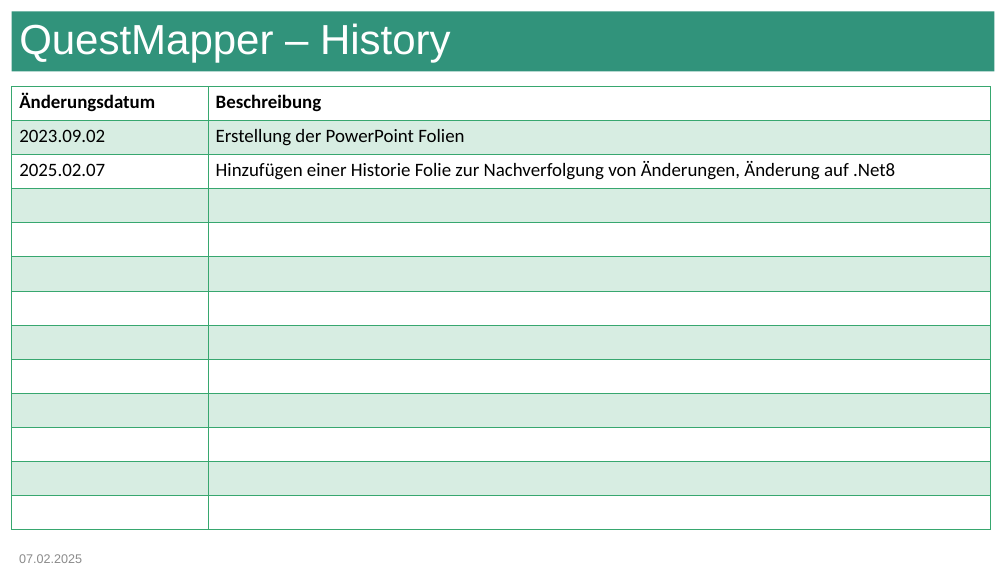
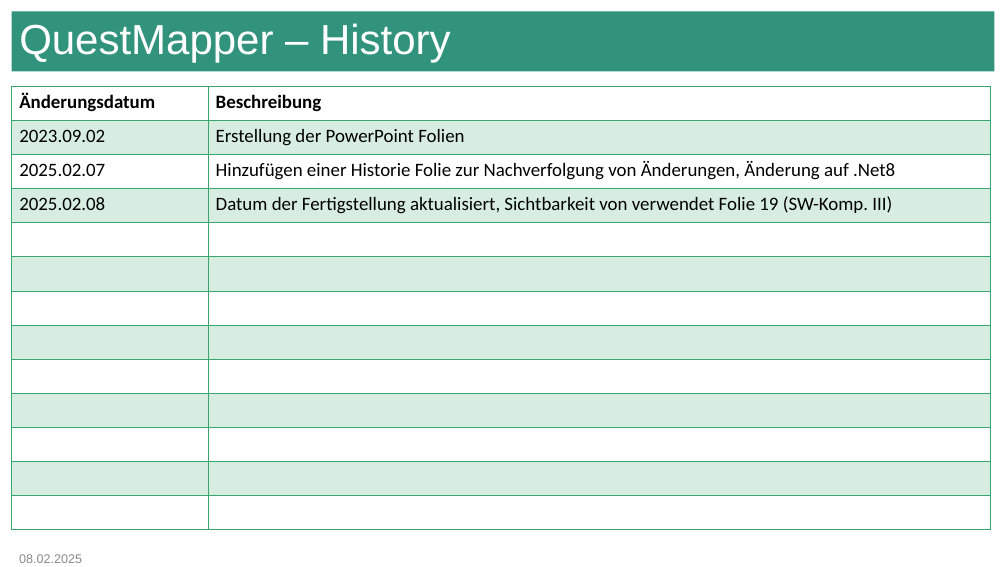
Before and after one commit to Sseidel248/QuestMapper, a slide deck: slide 23 of Project_Charter_-_QuestMapper.pptx. Drawn at 1008x567 pixels with LibreOffice and Linux fonts; fonts in the diff are those of the drawing. Boxes give left, top, right and bottom in pixels: in the first picture for what was removed or moved away, otherwise in the second. Text is boxed around its words. In the diff, an @@ line names an element or a change of style, - is before the commit and + after.

Commit message:
Tests redesigned, small changes in "Project_Charter_-_QuestMapper.pptx", renamed "Requirement_-_QuestMapper_2025_02_07.pdf to Requirement_-_QuestMapper.pdf"

```diff
--- a/Project_Charter_-_QuestMapper.pptx
+++ b/Project_Charter_-_QuestMapper.pptx
@@ table at box(11, 86, 991, 529) @@
+row 4: 2025.02.08 | Datum der Fertigstellung aktualisiert, Sichtbarkeit von verwendet Folie 19 (SW-Komp. III)
-row 13:  | 
@@ text at box(19, 554, 82, 563): text changed @@
-07.02.2025
+08.02.2025
```
Also in this commit, not shown: 22 other slides changed, 6 other files.
